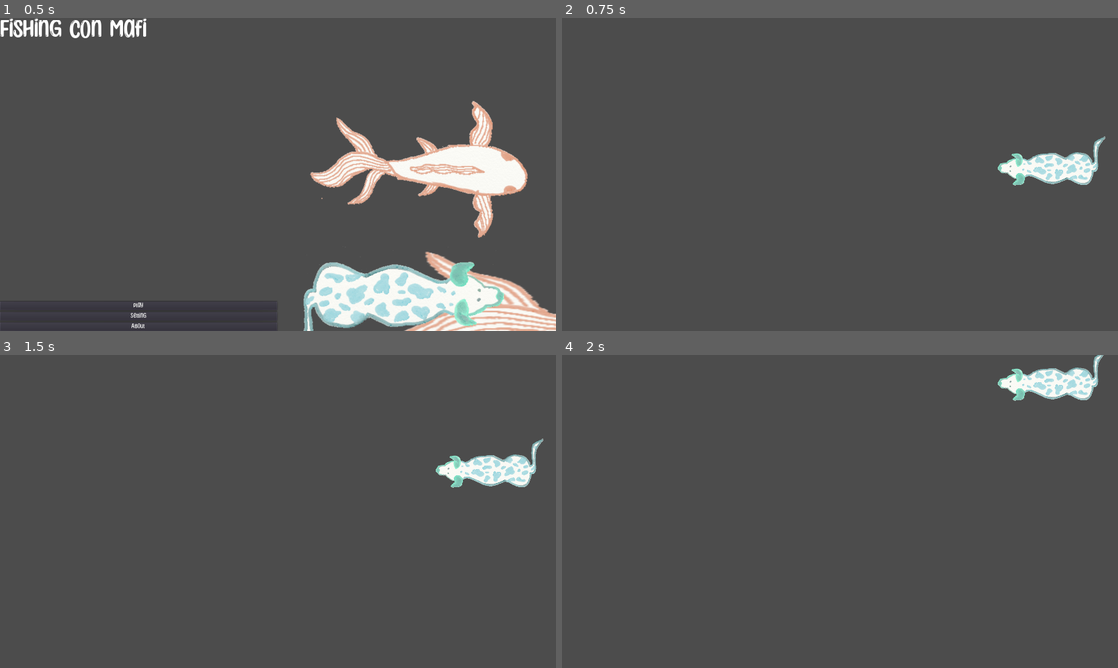
Above: before the commit, frames 1-4 (two rows, left to right).
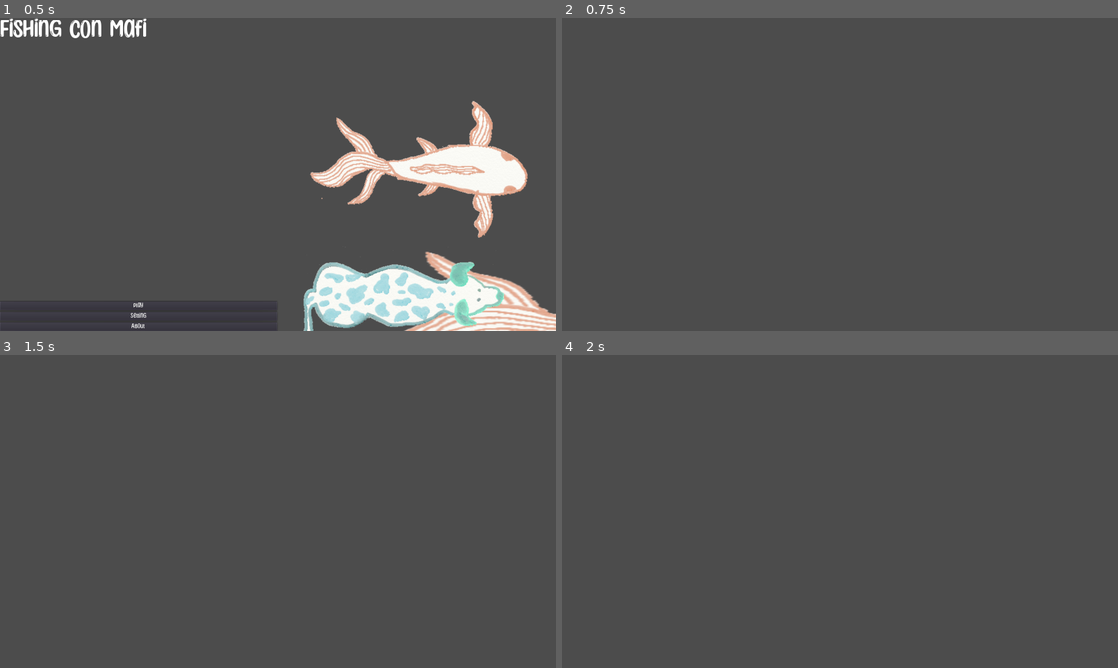
Above: after the commit, the same moments.

Repository: emmdie/dogGame
Game: Godot game, scene res://MainMenu.tscn
Same seed, same stepped clock (60 frames per second), same inputs: the game is played once before the commit and once after it.
Inputs (mouse positions are in pixels of both pictures, inside the frame that each line leads up to):
- Up to frame 1 (0.5 s): no input
- Up to frame 2 (0.75 s): click "Play" at 0.5 s
- Up to frame 3 (1.5 s): tap Enter at 1.25 s; move the mouse to (400, 495) at 1.27 s; hold Up (move_up) from 1.28 s (still down)
- Up to frame 4 (2 s): keep holding Up (move_up)

Frame 1 is identical in both runs. In frame 2, 1.4% of the frame differs, in the area x 78-98%, y 37-54%; in frame 3, 1.4%; in frame 4, 1.4%.
Error after the commit: Invalid get index 'position' (on base: 'null instance'). (res://Main.gd:17)

Commit message:
implement pausing, missing unpause

Diff:
--- a/Mafi.gd
+++ b/Mafi.gd
@@ -26,6 +26,9 @@
 	if Input.is_action_pressed("move_up"):
 		velocity.y -= 1
 
+	if Input.is_action_pressed("ui_menu"):
+		get_tree().paused = !get_tree().paused
+
 	if velocity.length() > 0:
 		velocity = velocity.normalized() * speed
 		$AnimatedSprite.play()
--- a/Main.tscn
+++ b/Main.tscn
@@ -18,35 +18,37 @@
 stone_scene = ExtResource( 2 )
 fish_scene = ExtResource( 3 )
 
-[node name="Mafi" parent="." instance=ExtResource( 4 )]
+[node name="CanvasLayer" type="CanvasLayer" parent="."]
 
-[node name="RockTimer" type="Timer" parent="."]
+[node name="Mafi" parent="CanvasLayer" instance=ExtResource( 4 )]
+
+[node name="RockTimer" type="Timer" parent="CanvasLayer"]
 wait_time = 3.0
 
-[node name="FishTimer" type="Timer" parent="."]
+[node name="FishTimer" type="Timer" parent="CanvasLayer"]
 wait_time = 3.0
 
-[node name="StartTimer" type="Timer" parent="."]
+[node name="StartTimer" type="Timer" parent="CanvasLayer"]
 wait_time = 2.0
 one_shot = true
 
-[node name="StartPosition" type="Position2D" parent="."]
+[node name="StartPosition" type="Position2D" parent="CanvasLayer"]
 position = Vector2( 1110, 360 )
 
-[node name="RockPath" type="Path2D" parent="."]
+[node name="RockPath" type="Path2D" parent="CanvasLayer"]
 curve = SubResource( 1 )
 
-[node name="RockSpawnLocation" type="PathFollow2D" parent="RockPath"]
+[node name="RockSpawnLocation" type="PathFollow2D" parent="CanvasLayer/RockPath"]
 position = Vector2( -152, 655 )
 rotation = -1.56907
 
-[node name="FishPath" type="Path2D" parent="."]
+[node name="FishPath" type="Path2D" parent="CanvasLayer"]
 curve = SubResource( 1 )
 
-[node name="FishSpawnLocation" type="PathFollow2D" parent="FishPath"]
+[node name="FishSpawnLocation" type="PathFollow2D" parent="CanvasLayer/FishPath"]
 position = Vector2( -152, 655 )
 rotation = -1.56907
 
-[connection signal="timeout" from="RockTimer" to="." method="_on_RockTimer_timeout"]
-[connection signal="timeout" from="FishTimer" to="." method="_on_FishTimer_timeout"]
-[connection signal="timeout" from="StartTimer" to="." method="_on_StartTimer_timeout"]
+[connection signal="timeout" from="CanvasLayer/RockTimer" to="." method="_on_RockTimer_timeout"]
+[connection signal="timeout" from="CanvasLayer/FishTimer" to="." method="_on_FishTimer_timeout"]
+[connection signal="timeout" from="CanvasLayer/StartTimer" to="." method="_on_StartTimer_timeout"]
--- a/MainMenu.tscn
+++ b/MainMenu.tscn
@@ -27,7 +27,7 @@
 
 [node name="RichTextLabel" type="RichTextLabel" parent="HBoxContainer/VBoxContainer2"]
 margin_right = 638.0
-margin_bottom = 70.0
+margin_bottom = 651.0
 size_flags_horizontal = 3
 size_flags_vertical = 3
 custom_fonts/normal_font = SubResource( 3 )
--- a/project.godot
+++ b/project.godot
@@ -33,6 +33,11 @@
 "events": [ Object(InputEventKey,"resource_local_to_scene":false,"resource_name":"","device":0,"alt":false,"shift":false,"control":false,"meta":false,"command":false,"pressed":false,"scancode":16777234,"physical_scancode":0,"unicode":0,"echo":false,"script":null)
  ]
 }
+ui_menu={
+"deadzone": 0.5,
+"events": [ Object(InputEventKey,"resource_local_to_scene":false,"resource_name":"","device":0,"alt":false,"shift":false,"control":false,"meta":false,"command":false,"pressed":false,"scancode":16777217,"physical_scancode":0,"unicode":0,"echo":false,"script":null)
+ ]
+}
 
 [physics]
 
